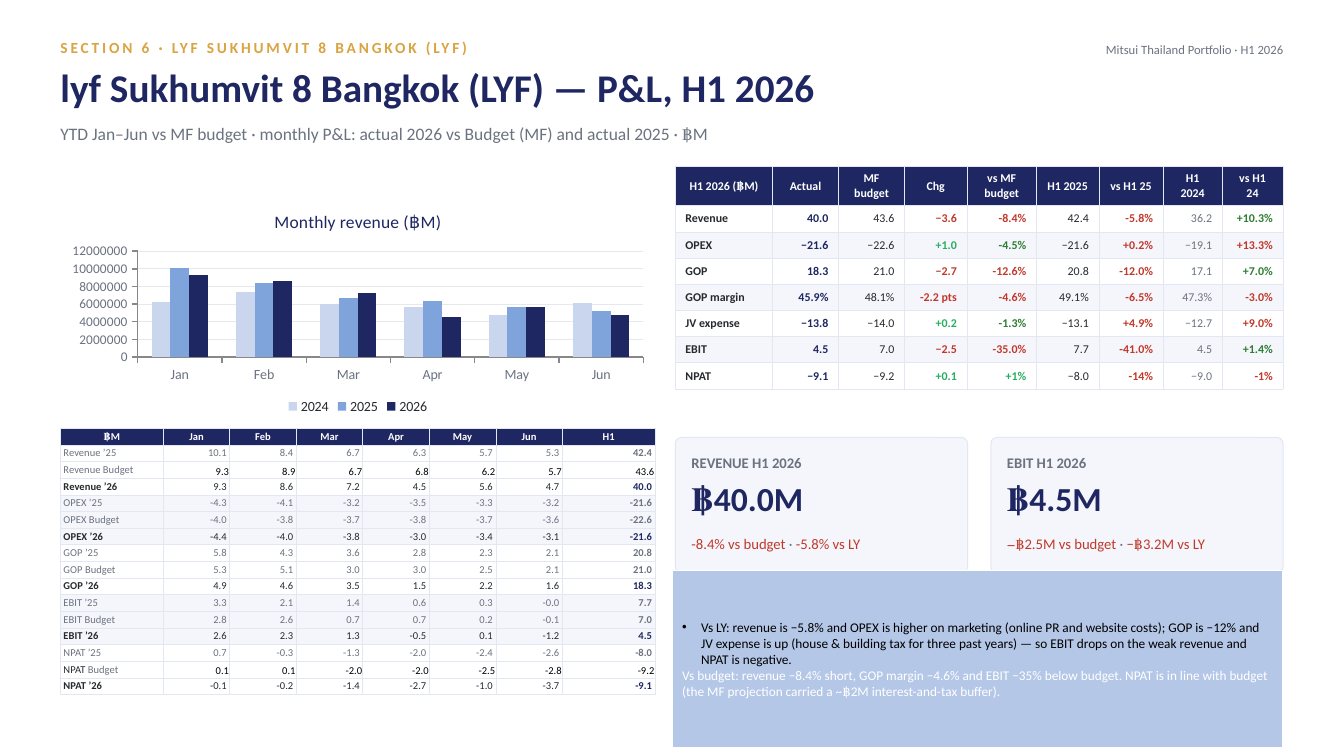
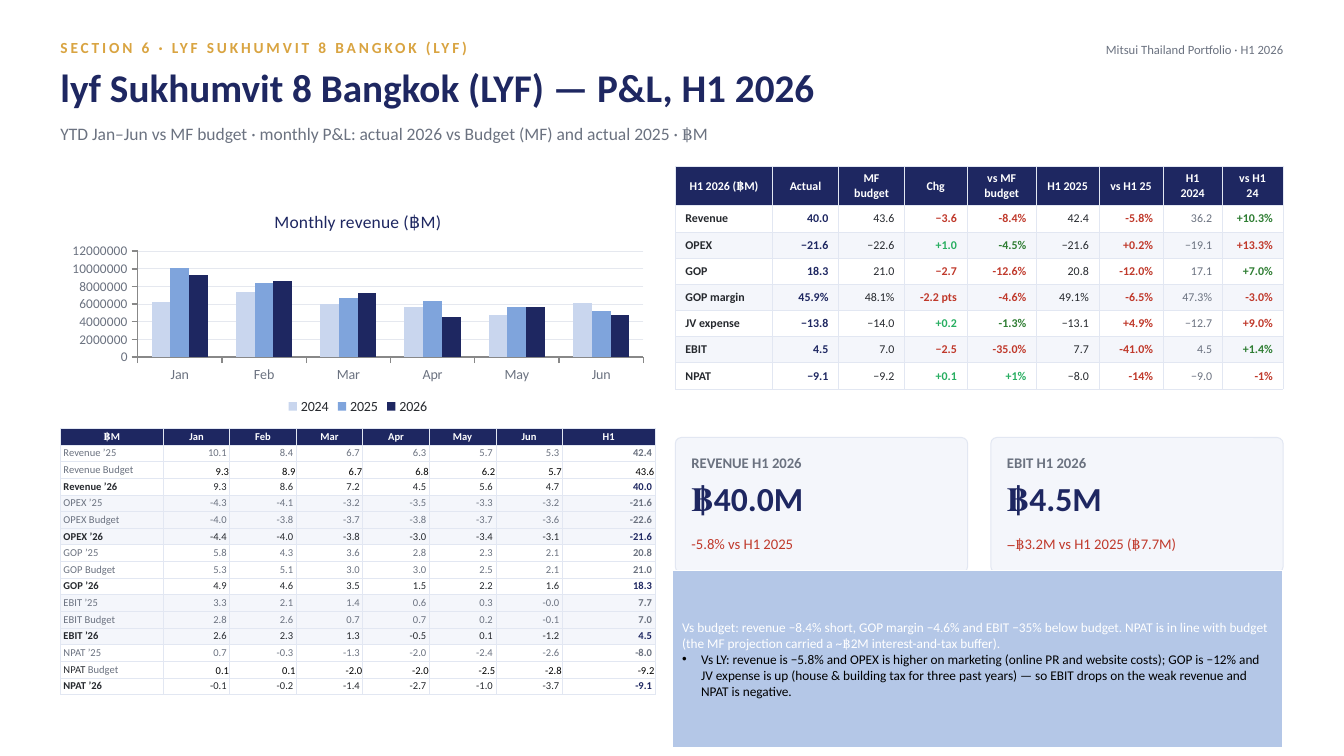
Before and after one commit to Chavin2543/mae-workspace, a slide deck: slide 29 of output/Portfolio_Performance_Report_H1-2026.pptx. Drawn at 1344x756 pixels with LibreOffice and Linux fonts; fonts in the diff are those of the drawing. Boxes give left, top, right and bottom in pixels: in the first picture for what was removed or moved away, otherwise in the second. Text is boxed around its words. In the diff, an @@ line names an element or a change of style, - is before the commit and + after.

```diff
--- a/output/Portfolio_Performance_Report_H1-2026.pptx
+++ b/output/Portfolio_Performance_Report_H1-2026.pptx
@@ text at box(691, 539, 793, 549): text changed @@
--8.4% vs budget · -5.8% vs LY
+-5.8% vs H1 2025
@@ text at box(1007, 538, 1176, 551): text changed @@
-−฿2.5M vs budget · −฿3.2M vs LY
+−฿3.2M vs H1 2025 (฿7.7M)
@@ text in rectangle at box(682, 623, 1268, 650): paragraph added @@
+Vs budget: revenue −8.4% short, GOP margin −4.6% and EBIT −35% below budget. NPAT is in line with budget (the MF projection carried a ~฿2M interest-and-tax buffer).
@@ text in rectangle at box(682, 671, 1268, 698): paragraph removed @@
-Vs budget: revenue −8.4% short, GOP margin −4.6% and EBIT −35% below budget. NPAT is in line with budget (the MF projection carried a ~฿2M interest-and-tax buffer).
```
Also in this commit, not shown: 4 other slides changed.
